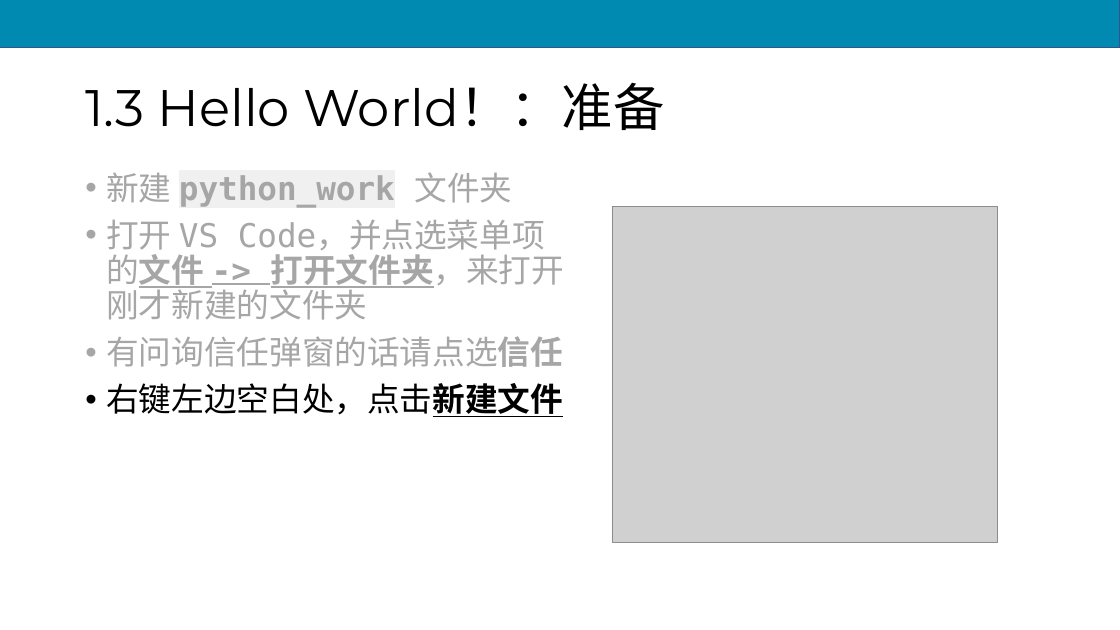
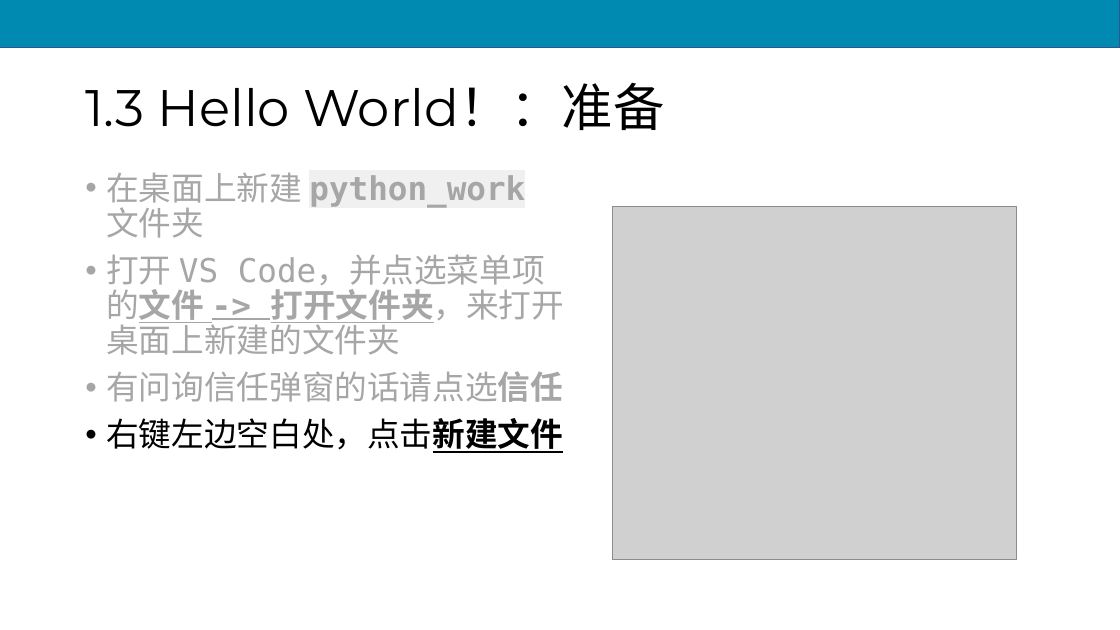
Before and after one commit to scruel/pcc_3e_slides, a slide deck: slide 21 of PPT/python1.pptx. Drawn at 1120x630 pixels with LibreOffice and Linux fonts; fonts in the diff are those of the drawing; grey boxes stand for pictures. Boxes give left, top, right and bottom in pixels: in the first picture for what was removed or moved away, otherwise in the second. Text is boxed around its words. In the diff, an @@ line names an element or a change of style, - is before the commit and + after.

```diff
--- a/PPT/python1.pptx
+++ b/PPT/python1.pptx
@@ text at <box>106,173,565,355</box>: text changed @@
-• 新建 python_work 文件夹
-• 打开 VS Code，并点选菜单项的文件 -> 打开文件夹，来打开刚才新建的文件夹
+• 在桌面上新建 python_work 文件夹
+• 打开 VS Code，并点选菜单项的文件 -> 打开文件夹，来打开桌面上新建的文件夹
@@ picture: place and size @@
-picture at <box>613,207,997,543</box>
+picture at <box>613,207,1017,560</box>
```
Also in this commit, not shown: 15 other slides changed, 12 other files.
